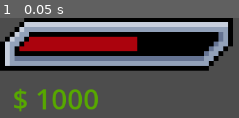
Above: before the commit, frame 1.
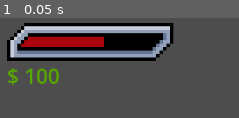
Above: after the commit, the same moment.

Repository: Adrian9708/projectngmgapogi
Game: Godot game, scene res://health_bar.tscn
Two runs of this game, one before a commit and one after it. Both use one fixed random seed, a clock stepped at 60 frames per second and the inputs below. This scene is started directly instead of the project's main scene.
Inputs:
- Up to frame 1 (0.05 s): no input

The runs differ from the first frame. In frame 1, 44% of the frame differs, in the area x 0-98%, y 0-94%.

Commit message:
Update health_bar.tscn
i changed healthbar size

Diff:
--- a/health_bar.tscn
+++ b/health_bar.tscn
@@ -27,18 +27,18 @@
 
 [node name="ProgressBar" type="ProgressBar" parent="."]
 layout_mode = 0
-offset_left = 14.0
-offset_top = 23.5
-offset_right = 300.0
-offset_bottom = 50.5
+offset_left = 18.0
+offset_top = 24.0
+offset_right = 218.0
+offset_bottom = 44.0
 theme_override_styles/background = SubResource("StyleBoxFlat_m7ell")
 theme_override_styles/fill = SubResource("StyleBoxFlat_kdjhy")
 value = 60.0
 show_percentage = false
 
 [node name="Sprite2D" type="Sprite2D" parent="."]
-position = Vector2(156, 37.5)
-scale = Vector2(7, 7)
+position = Vector2(118, 35)
+scale = Vector2(5, 5)
 texture = ExtResource("1_m7ell")
 hframes = 7
 vframes = 14
@@ -52,10 +52,10 @@
 
 [node name="Money label" type="Label" parent="Money Icon"]
 layout_mode = 0
-offset_left = -3.0
-offset_top = 12.0
-offset_right = 20.0
-offset_bottom = 67.0
+offset_left = -11.0
+offset_top = -15.0
+offset_right = 113.0
+offset_bottom = 27.0
 theme_override_colors/font_color = Color(0.34135, 0.658473, 1.92523e-07, 1)
-theme_override_font_sizes/font_size = 40
-text = "$ 1000"
+theme_override_font_sizes/font_size = 30
+text = "$ 100"
